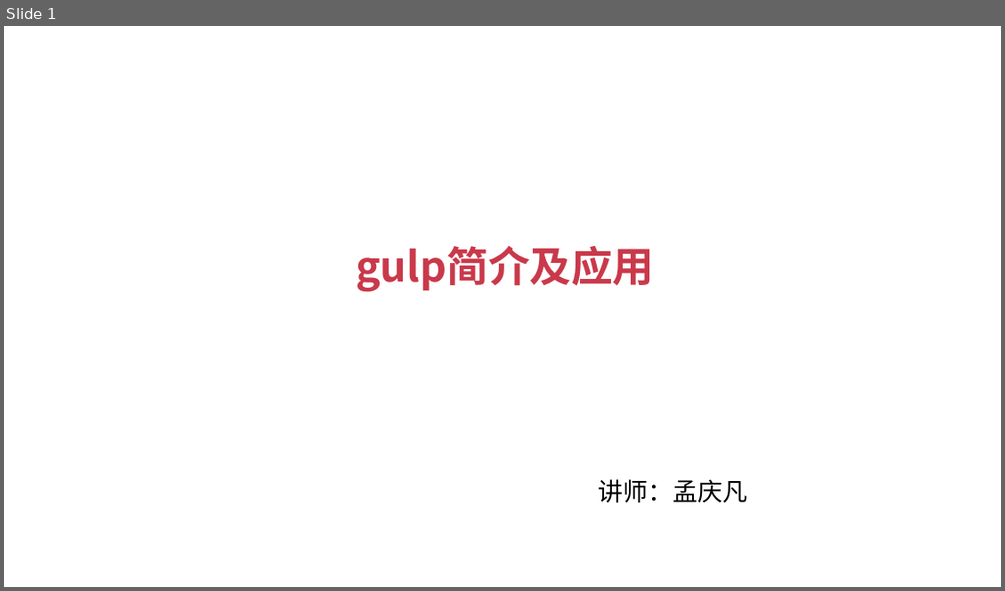
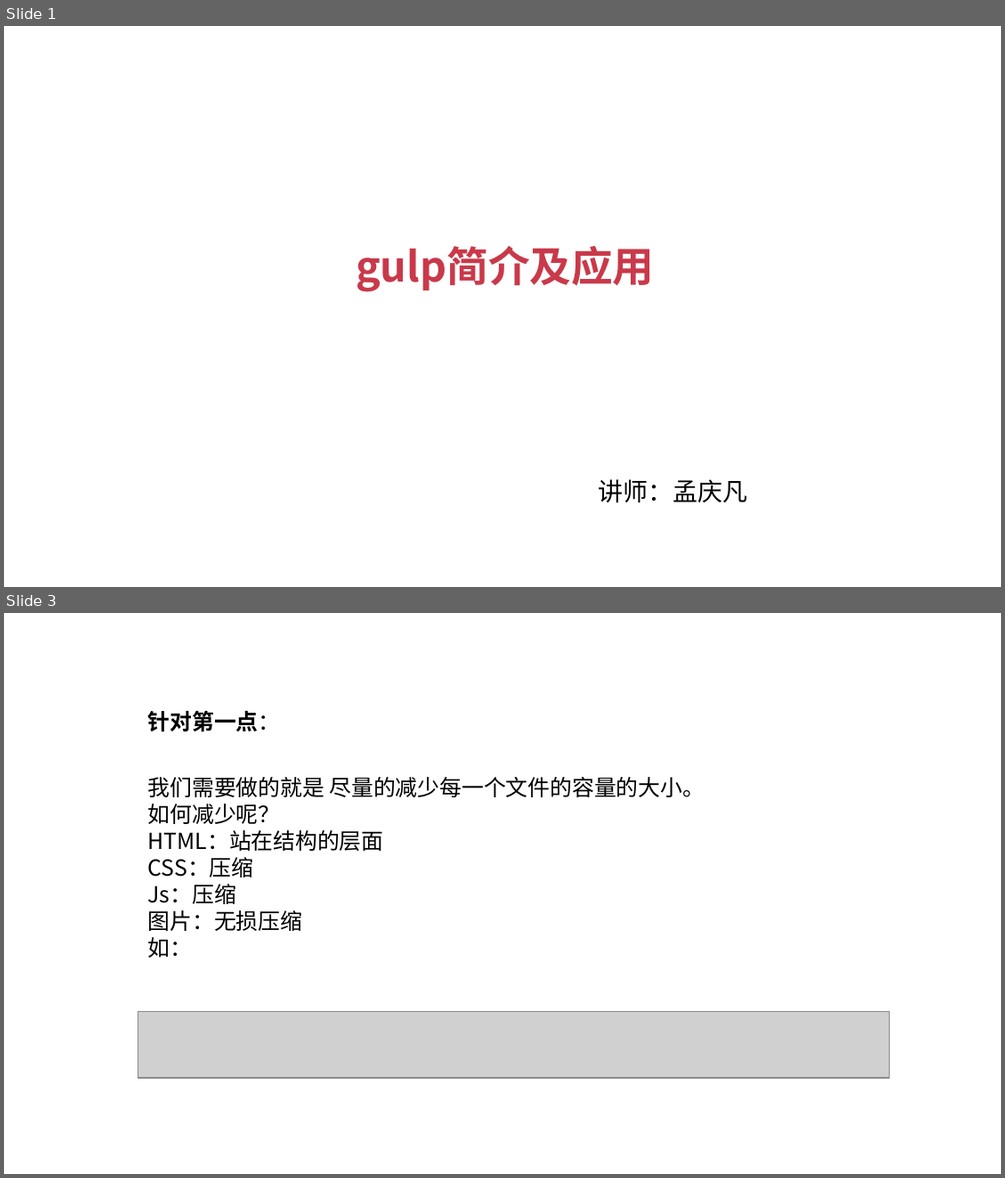
Before and after one commit to JSFFZL/Courseware-PPT, a slide deck: gulp.pptx. Shown one above the other, each under a label of ours: slide 1 before the commit, slides 1 and 3 after it; the slides between them are not shown. The pictures are 1005x591 and 1005x1178 pixels, drawn with LibreOffice and Linux fonts; fonts in the diff are those of the drawing; grey boxes stand for pictures; background and template pictures are left out. Boxes give left, top, right and bottom in pixels: in the first picture for what was removed or moved away, otherwise in the second. Text is boxed around its words. In the diff, an @@ line names an element or a change of style, - is before the commit and + after.

```diff
--- a/gulp.pptx
+++ b/gulp.pptx
@@ slide 3 added at (4,613,1001,1174), background #FFFFFF @@
@@ text added at (148,710,705,957), 16 pt, text #000000 @@
+针对第一点：
+我们需要做的就是 尽量的减少每一个文件的容量的大小。
+如何减少呢？
+HTML：站在结构的层面
+CSS：压缩
+Js：压缩
+图片：无损压缩
+如：
@@ picture added at (138,1011,890,1078) @@
```
Also in this commit, not shown: 1 slide changed, 6 other slides added, 1 other file.
